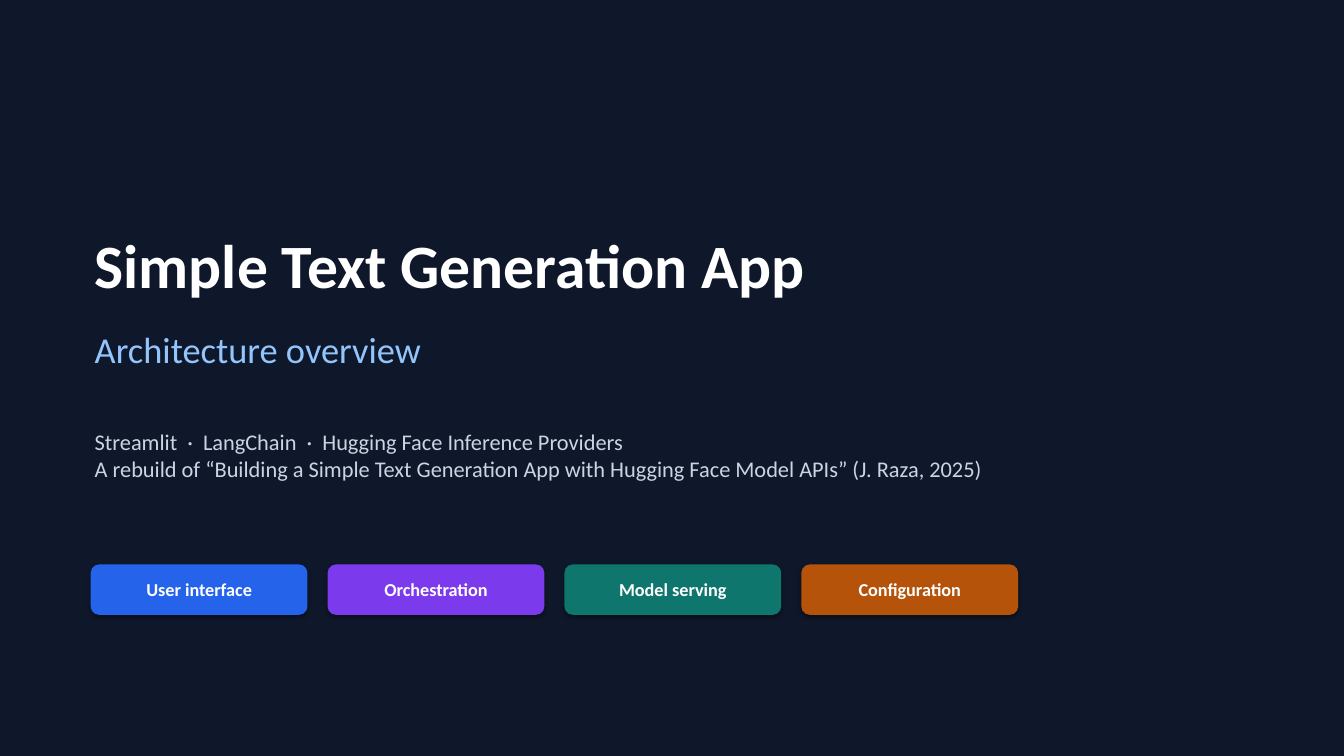
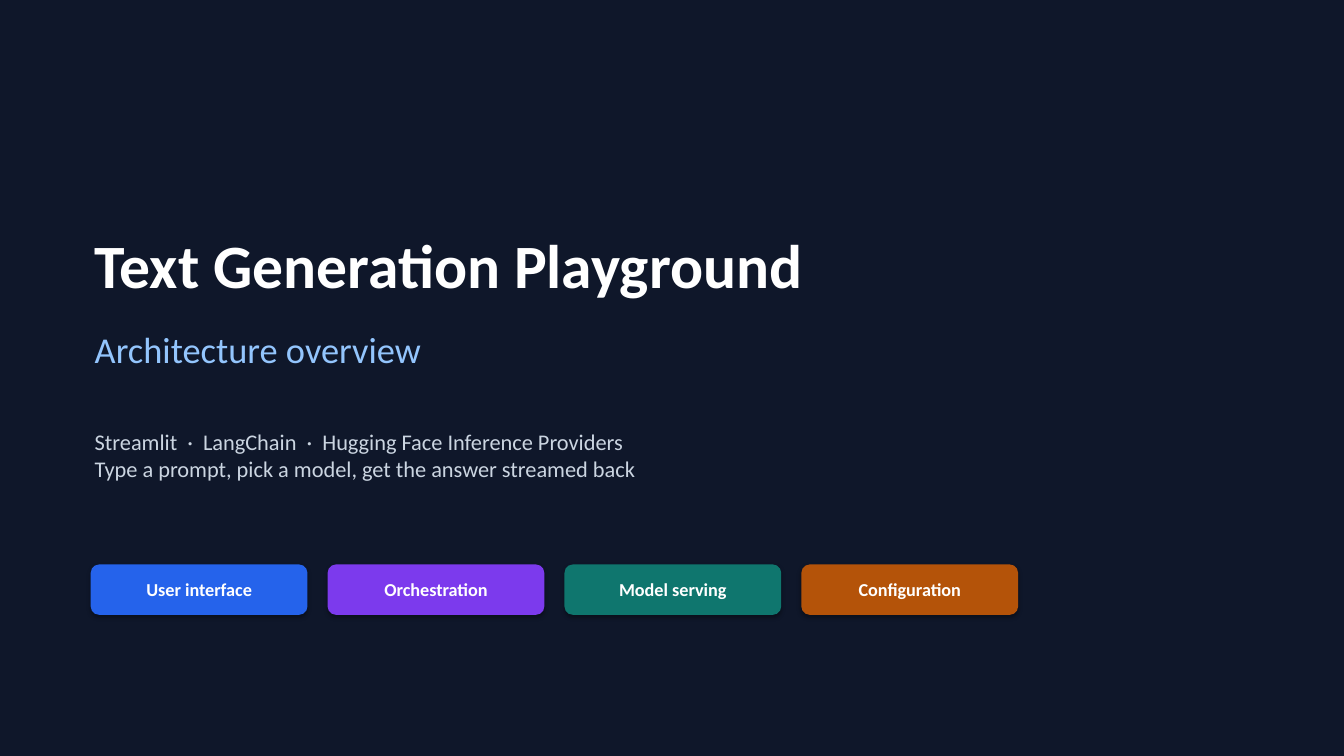
Before and after one commit to arian23/engineering-interview-roadmap, a slide deck: slide 1 of 09-ai-competencies/inference-model-apis/text-generation-app/docs/architecture.pptx. Drawn at 1344x756 pixels with LibreOffice and Linux fonts; fonts in the diff are those of the drawing. Boxes give left, top, right and bottom in pixels: in the first picture for what was removed or moved away, otherwise in the second. Text is boxed around its words. In the diff, an @@ line names an element or a change of style, - is before the commit and + after.

Commit message:
Text Generation Playground: new name, wording and docs
- Rename the app to Text Generation Playground; new page text,
  prompt placeholder and system prompt
- README: describe the build on its own terms; add a Design decisions table
- Update the architecture deck's title slide and footers

```diff
--- a/09-ai-competencies/inference-model-apis/text-generation-app/docs/architecture.pptx
+++ b/09-ai-competencies/inference-model-apis/text-generation-app/docs/architecture.pptx
@@ text at [95,244,802,299]: text changed @@
-Simple Text Generation App
+Text Generation Playground
@@ text at [95,461,635,481]: text changed @@
-A rebuild of “Building a Simple Text Generation App with Hugging Face Model APIs” (J. Raza, 2025)
+Type a prompt, pick a model, get the answer streamed back
```
Also in this commit, not shown: 4 other slides changed, 2 other files.
